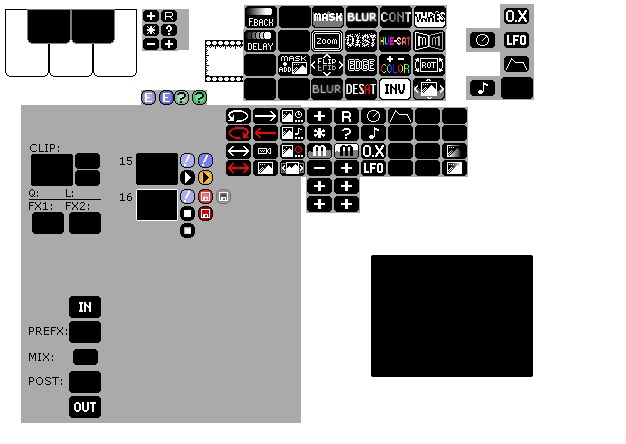
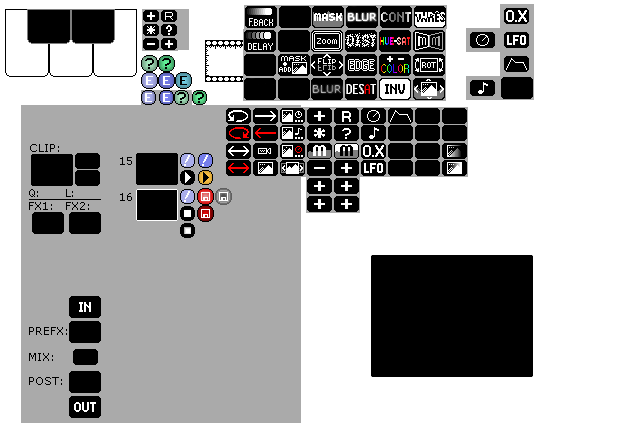
Two versions of the same layered image (626 × 444). Layer-by-layer changes:
painted on "New Layer#4" over [145, 58, 232, 222]
painted on "New Layer#1" over [141, 55, 207, 105]
